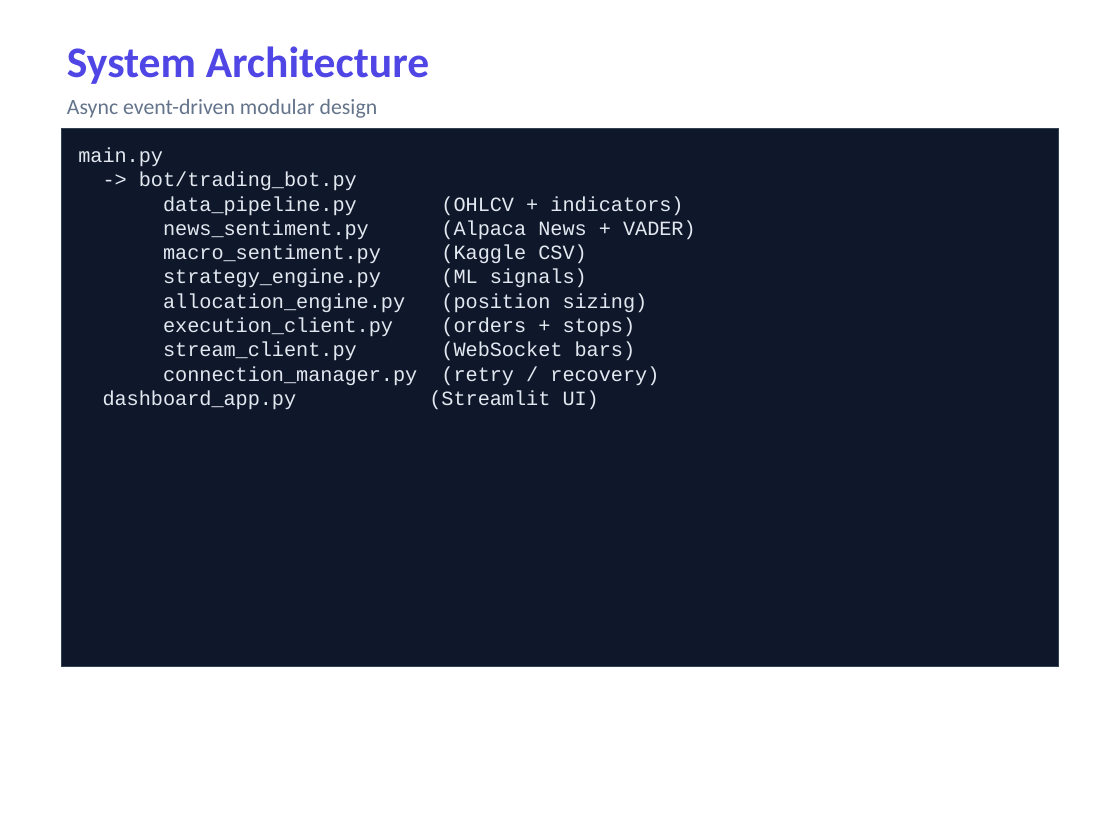
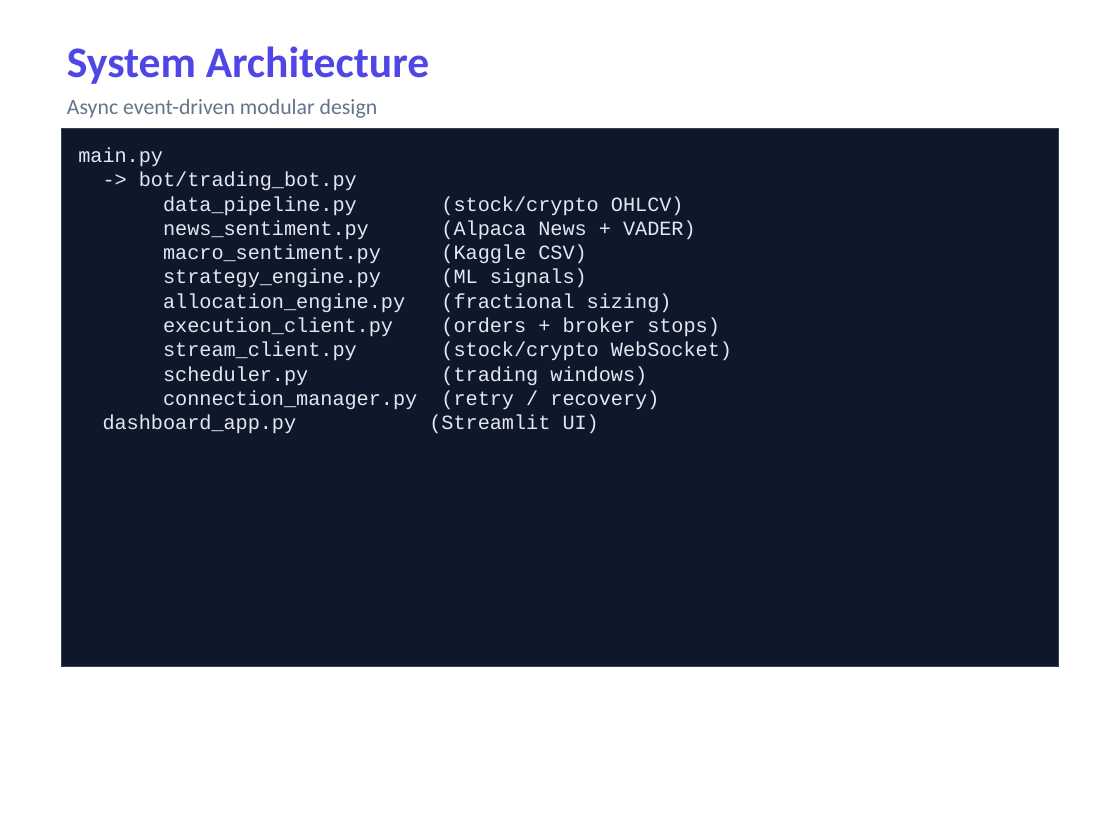
Before and after one commit to MarioH88/aiautobottrader, a slide deck: slide 3 of docs/AI_AutoBot_Trader_Progress_Report_v2.pptx. Drawn at 1120x840 pixels with LibreOffice and Linux fonts; fonts in the diff are those of the drawing. Boxes give left, top, right and bottom in pixels: in the first picture for what was removed or moved away, otherwise in the second. Text is boxed around its words. In the diff, an @@ line names an element or a change of style, - is before the commit and + after.

Commit message:
Complete crypto, scheduler, broker stops, and deployment tooling.
Bring the bot to full feature coverage with stock/crypto data, trading windows, alpaca-py dashboard, Docker deploy, docs, and tests while keeping secrets out of git.

```diff
--- a/docs/AI_AutoBot_Trader_Progress_Report_v2.pptx
+++ b/docs/AI_AutoBot_Trader_Progress_Report_v2.pptx
@@ text in rectangle at (78, 148, 732, 434): text changed @@
-main.py
--> bot/trading_bot.py
-data_pipeline.py (OHLCV + indicators)
-news_sentiment.py (Alpaca News + VADER)
-macro_sentiment.py (Kaggle CSV)
-strategy_engine.py (ML signals)
-allocation_engine.py (position sizing)
-execution_client.py (orders + stops)
-stream_client.py (WebSocket bars)
-connection_manager.py (retry / recovery)
-dashboard_app.py (Streamlit UI)
+main.py
+-> bot/trading_bot.py
+data_pipeline.py (stock/crypto OHLCV)
+news_sentiment.py (Alpaca News + VADER)
+macro_sentiment.py (Kaggle CSV)
+strategy_engine.py (ML signals)
+allocation_engine.py (fractional sizing)
+execution_client.py (orders + broker stops)
+stream_client.py (stock/crypto WebSocket)
+scheduler.py (trading windows)
+connection_manager.py (retry / recovery)
+dashboard_app.py (Streamlit UI)
```
Also in this commit, not shown: 7 other slides changed, 1 slide added, 31 other files.
